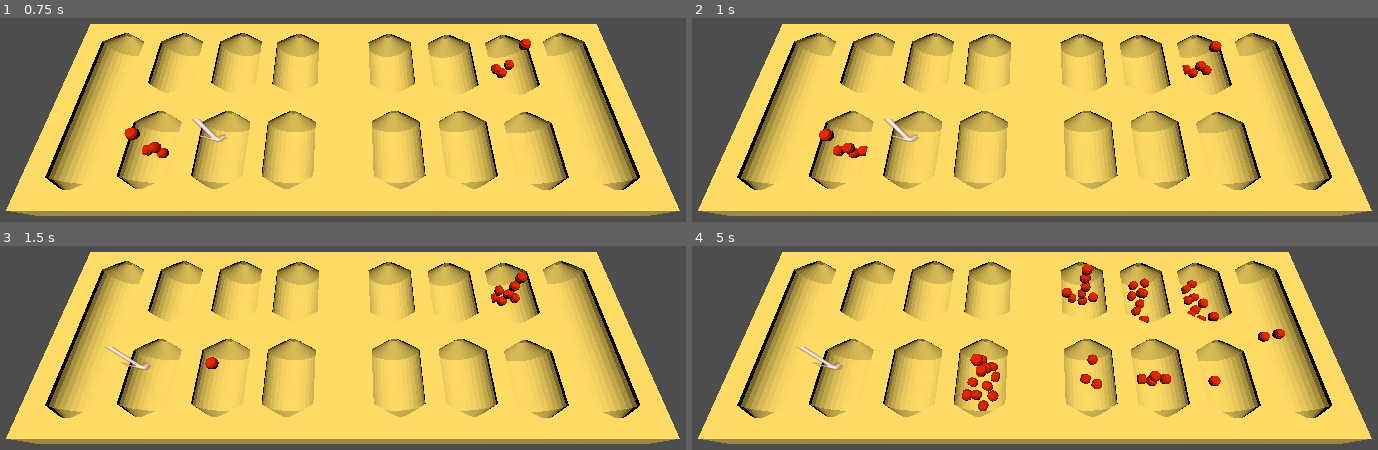
Above: before the commit, frames 1-4 (two rows, left to right).
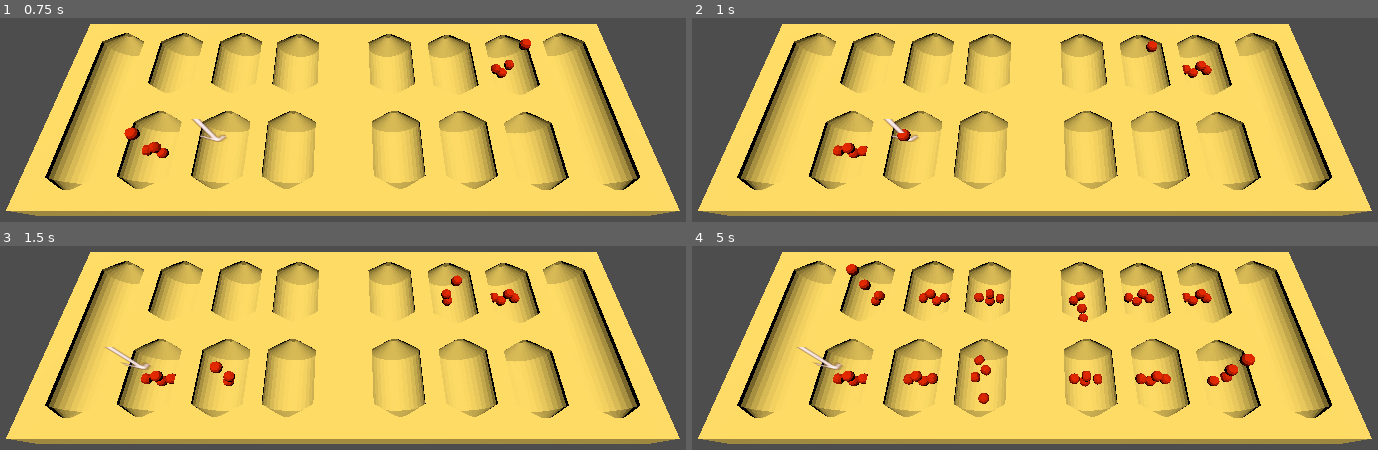
Above: after the commit, the same moments.

Repository: sym-z/3d-mancala
Game: Godot game, scene res://sample_scene.tscn
The game is run twice, just before and just after one commit, with the same random seed, the same clock (stepped at 60 frames per second) and the same inputs. The project has no main scene, so this scene is started directly.
Inputs:
- Up to frame 1 (0.75 s): hold Right (ui_right) from 0.53 s (still down); hold Space (ui_select) from 0.53 s (still down)
- Up to frame 2 (1 s): keep holding Right (ui_right); keep holding Space (ui_select)
- Up to frame 3 (1.5 s): tap Enter at 1.25 s; release Right (ui_right) at 1.28 s; release Space (ui_select) at 1.28 s; hold Left (ui_left) from 1.28 s (still down); tap Space (ui_select) at 1.35 s
- Up to frame 4 (5 s): tap Space (ui_select) at 1.52, 1.82, 2.85, 3.02, 3.32, 4.35, 4.52, 4.82 s; release Left (ui_left) at 2.03 s; hold Space (ui_select) 2.03-2.78 s; hold Right (ui_right) 2.03-3.53 s; hold Space (ui_select) 3.53-4.28 s; hold Left (ui_left) from 3.53 s (still down)

Frame 1 is identical in both runs. In frame 2, 0.3% of the frame differs, in the area x 18-78%, y 11-61%; in frame 3, 0.9%; in frame 4, 4.2%, in the area x 20-87%, y 8-81%.

Commit message:
better logic for p1

Diff:
--- a/src/level_script.gd
+++ b/src/level_script.gd
@@ -18,8 +18,10 @@
 var selected_bank : int = 0
 
 
-const STARTING_AMT : int = 8
+const STARTING_AMT : int = 4
 var piece_scn : PackedScene = preload("uid://dx40hiqxmxc4x")
+
+var num_players_ready : int = 0
 func _ready():
 	arrow_pointer.global_position = p1_marker_banks[selected_bank].global_position
 	board_setup()
@@ -39,6 +41,7 @@
 			bank.add_child(piece_inst)
 			piece_inst.global_position = bank.global_position
 			await get_tree().create_timer(0.2).timeout
+	num_players_ready += 1
 	pass
 #endregion
 
@@ -48,7 +51,7 @@
 		move_left()
 	if event.is_action_pressed("ui_right"):
 		move_right()
-	if event.is_action_pressed("ui_select"):
+	if event.is_action_pressed("ui_select") and num_players_ready == 2:
 		choose_bank()
 
 func move_left():
@@ -80,39 +83,53 @@
 		parent = p1_marker_banks[selected_bank]
 	else:
 		parent = p2_marker_banks[selected_bank]
+	# Identify number of pieces in selected bank
 	var piece_amt : int = parent.get_child_count()
+
 	if piece_amt > 0:
+
 		# Delete all children
 		for piece in parent.get_children():
 			piece.call_deferred("queue_free")
+
 		# Iterate through, placing one piece per hop, remembering to place one piece in the current player's bank
 		# Keep track of final bank
 		var final_bank_num : int = -1
-		#TODO ADD AWAIT TIMER
+
 		if curr_turn == TURN.ONE:
 			for i in range(1,piece_amt+1):
-				var curr_bank = selected_bank + i
-				if curr_bank == NUM_BANKS:
-					#TESTED
+				var global_bank = (selected_bank + i) % TOTAL_BANKS
+				if global_bank == NUM_BANKS:
 					place_piece(p1_marker_home)
-				# OVERFLOW BACK TO P1
-				elif curr_bank >= TOTAL_BANKS:
-					print("OVERFLOW: " , curr_bank % TOTAL_BANKS)
-					#place_piece(p1_marker_banks[curr_bank])
-				# OVERFLOW INTO P2
-				elif curr_bank > NUM_BANKS:
-					place_piece(p2_marker_banks[curr_bank % (NUM_BANKS+1)])
+				elif global_bank > NUM_BANKS:
+					place_piece(p2_marker_banks[(global_bank % NUM_BANKS)-1])
 				else:
-					#TESTED
-					place_piece(p1_marker_banks[curr_bank])
+					place_piece(p1_marker_banks[global_bank])
+				final_bank_num = global_bank
 				await get_tree().create_timer(0.5).timeout
-				# For end turn logic
-				final_bank_num = selected_bank + i
+
+		else:
+			#TODO TEST THIS ONCE YOU HAVE TURN SWITCHING
+			for i in range(1,piece_amt+1):
+				var global_bank = (selected_bank + i) % TOTAL_BANKS
+				if global_bank == NUM_BANKS:
+					place_piece(p2_marker_home)
+				elif global_bank > NUM_BANKS:
+					place_piece(p1_marker_banks[(global_bank % NUM_BANKS)-1])
+				else:
+					place_piece(p2_marker_banks[global_bank])
+				final_bank_num = global_bank
+				await get_tree().create_timer(0.5).timeout
+
+			if final_bank_num == NUM_BANKS:
+				print("EXTRA TURN")
+				#TODO HANDLE EXTRA TURN LOGIC
+
+			print("TURN: ", curr_turn)
 			print("SELECTED BANK: ", selected_bank)
-			#print("FINAL BANK Local: ", final_bank_num % (NUM_BANKS+1))
-			print("Final Bank Global: ", final_bank_num % (TOTAL_BANKS))
-			#print("Final Bank Local: ", (final_bank_num % (TOTAL_BANKS)) % NUM_BANKS - 1)
-		pass
+			print("Final Bank Global: ", final_bank_num)
+
+			#TODO: CAPTURE CHECK
 	else:
 		print("NO PIECES IN SELECTED BANK")
 
